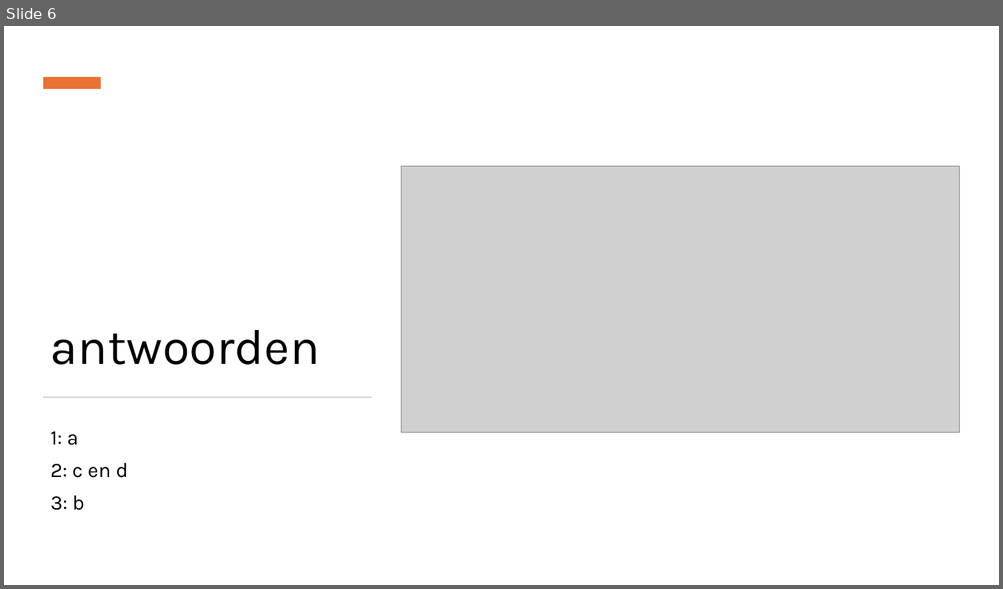
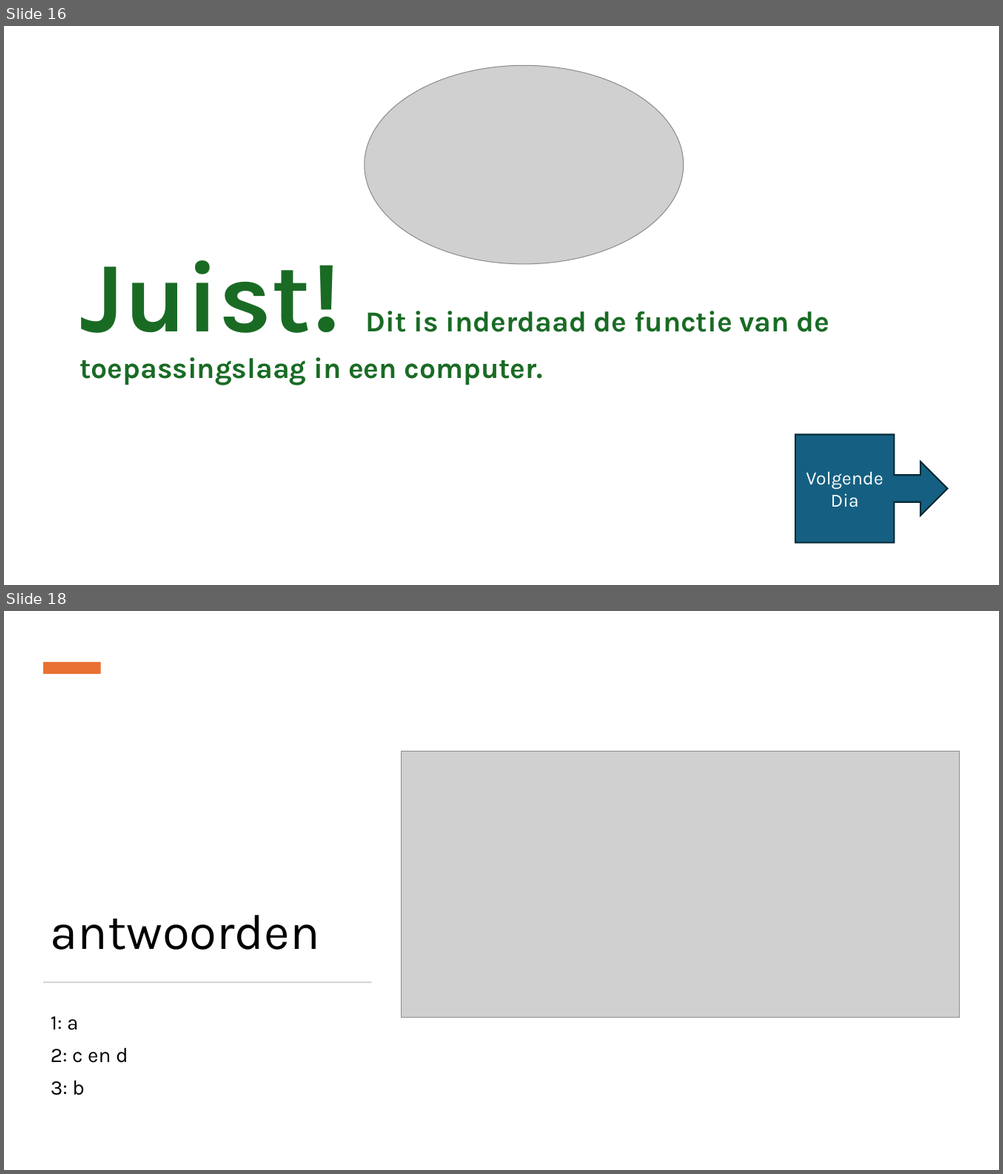
Before and after one commit to Dylan832009/Dylan832009.github.io, a slide deck: presentatie drielagen model.pptx. Shown one above the other, each under a label of ours: slide 6 before the commit, slides 16 and 18 after it; the slides between them are not shown. The pictures are 1003x589 and 1003x1174 pixels, drawn with LibreOffice and Linux fonts; fonts in the diff are those of the drawing; grey boxes stand for pictures. Boxes give left, top, right and bottom in pixels: in the first picture for what was removed or moved away, otherwise in the second. Text is boxed around its words. In the diff, an @@ line names an element or a change of style, - is before the commit and + after.

```diff
--- a/presentatie drielagen model.pptx
+++ b/presentatie drielagen model.pptx
@@ slide 16 added at box(4, 26, 999, 585), background #FFFFFF @@
@@ picture added at box(364, 65, 684, 264) @@
@@ title added at box(79, 261, 830, 386), 27.9 pt, text #196B24, bold @@
+Juist! Dit is inderdaad de functie van de toepassingslaag in een computer.
@@ right arrow callout added at box(795, 435, 947, 543), fill #156082, outline #092A39 1.5 pt, 18 pt, text #FFFFFF @@
+Volgende Dia
@@ what was slide 6 is now slide 18 @@
```
Also in this commit, not shown: 2 slides changed, 11 other slides added.
